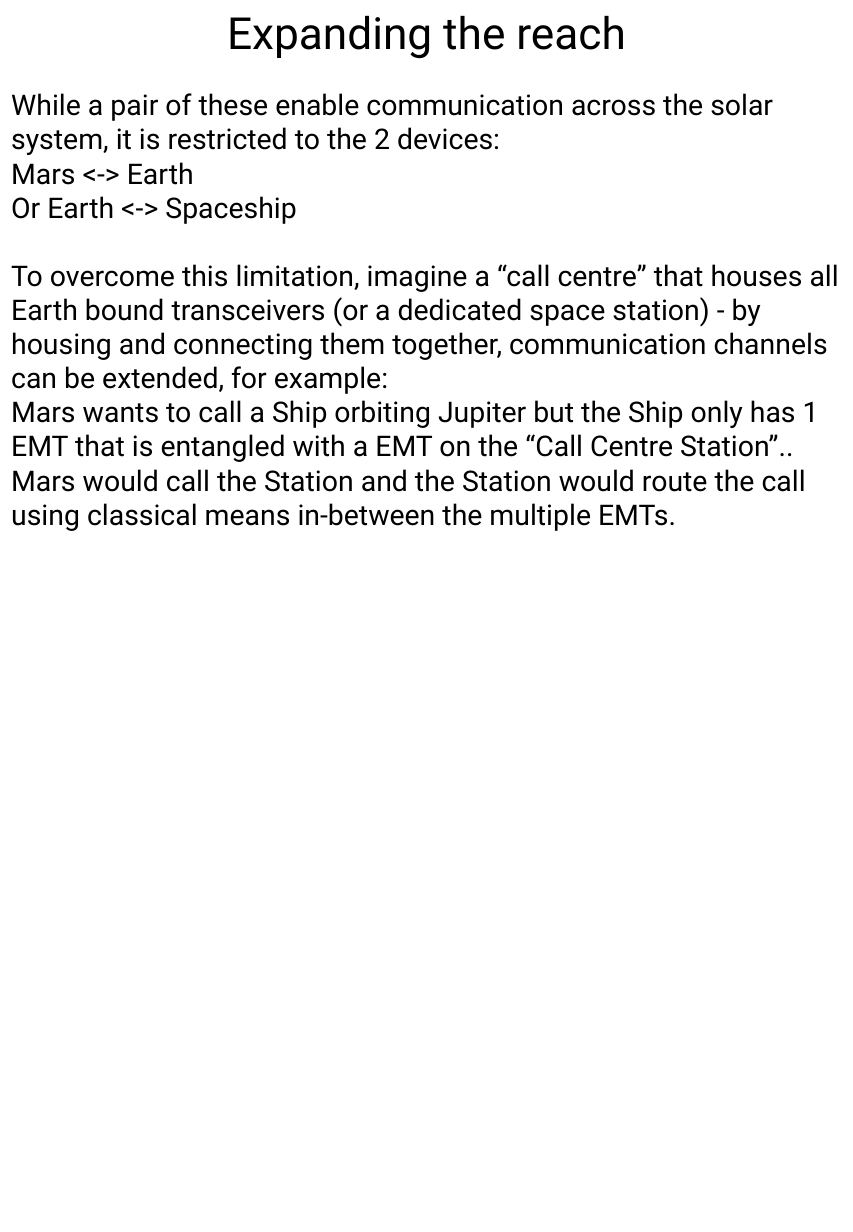
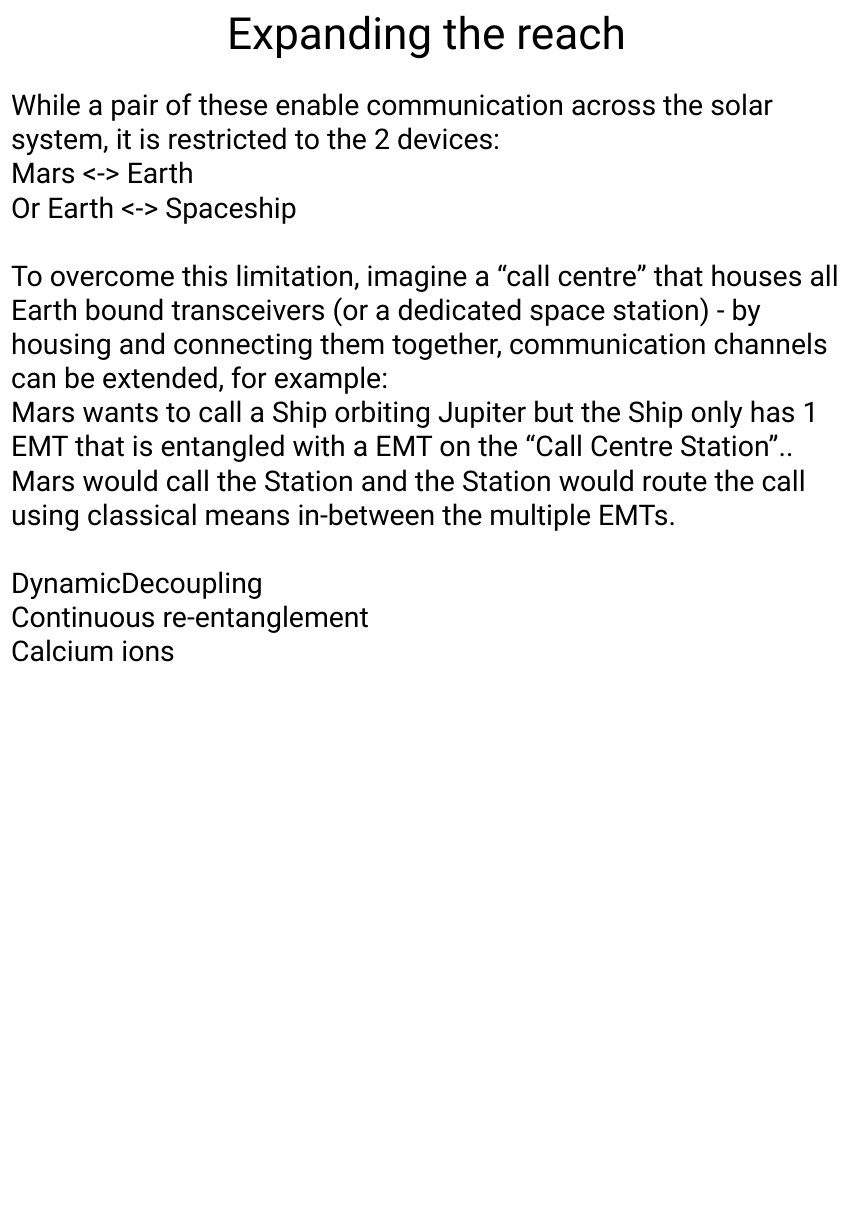
Before and after one commit to DansDesigns/EMT, a slide deck: slide 20 of revisions/QuantumEntangledMultiplexingTransceiver_Rev5.pptx (slide 19 before the commit). Drawn at 853x1232 pixels with LibreOffice and Linux fonts; fonts in the diff are those of the drawing. Boxes give left, top, right and bottom in pixels: in the first picture for what was removed or moved away, otherwise in the second. Text is boxed around its words. In the diff, an @@ line names an element or a change of style, - is before the commit and + after.

```diff
--- a/revisions/QuantumEntangledMultiplexingTransceiver_Rev5.pptx
+++ b/revisions/QuantumEntangledMultiplexingTransceiver_Rev5.pptx
@@ text at <box>11,571,369,662</box>: paragraphs added @@
+DynamicDecoupling
+Continuous re-entanglement
+Calcium ions
```
Also in this commit, not shown: 5 other slides changed, 2 slides added, 1 slide removed, 1 other file.
